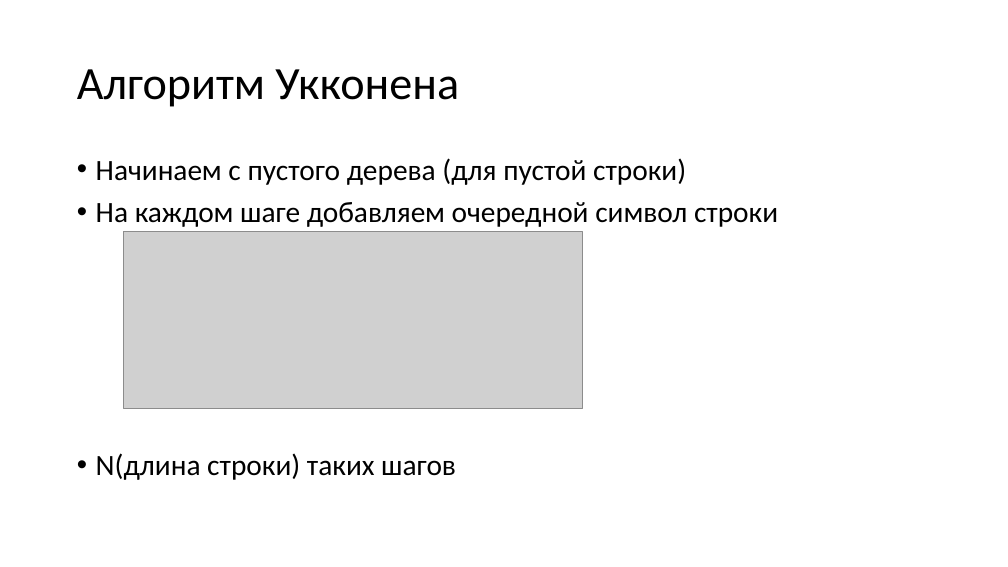
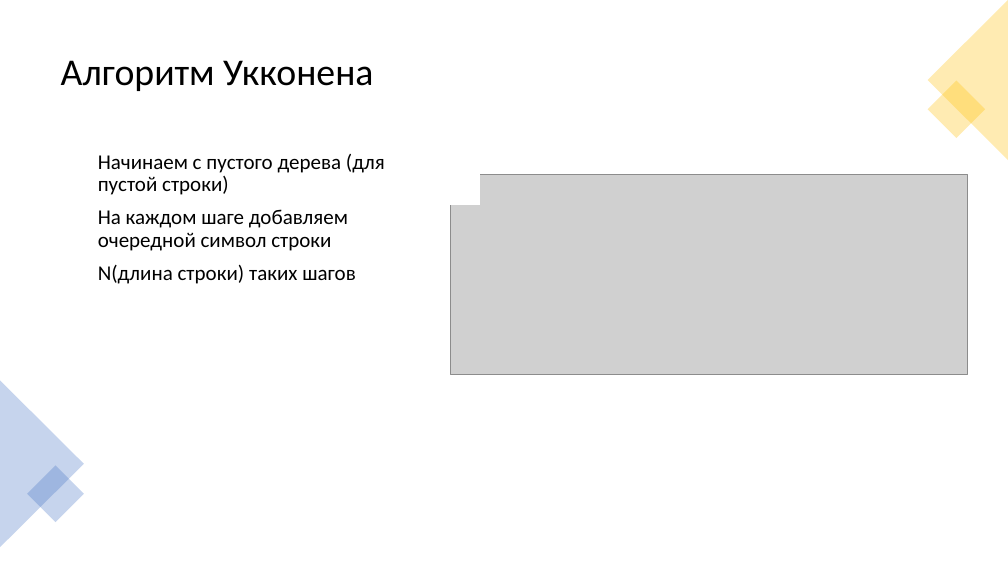
Before and after one commit to Pompon-Den/Suff-Tree-Algorithm-Ykkonen, a slide deck: slide 7 of Algorithm Ykkonena.pptx. Drawn at 1008x567 pixels with LibreOffice and Linux fonts; fonts in the diff are those of the drawing; grey boxes stand for pictures. Boxes give left, top, right and bottom in pixels: in the first picture for what was removed or moved away, otherwise in the second. Text is boxed around its words. In the diff, an @@ line names an element or a change of style, - is before the commit and + after.

```diff
--- a/Algorithm Ykkonena.pptx
+++ b/Algorithm Ykkonena.pptx
@@ title "Алгоритм Укконена": place and size @@
-title "Алгоритм Укконена" at [77,69,459,107]
+title "Алгоритм Укконена" at [61,60,373,91]
@@ title "Алгоритм Укконена" at [61,60,373,91]: size 44 to 36 pt @@
@@ triangle added at [928,0,1008,160], fill #FFC000 at 30% opacity @@
@@ rectangle added at [928,81,985,139], fill #FFC000 at 30% opacity @@
@@ text "Начинаем с пустого дерева (для ..." at [98,154,385,284]: size 28 to 20 pt; bullet • to none @@
@@ picture: place and size @@
-picture at [124,231,582,408]
+picture at [451,175,968,374]
@@ rectangle added at [451,175,479,206], fill #FFFFFF, outline #FFFFFF 1 pt @@
@@ triangle added at [0,380,84,547], fill #4472C4 at 30% opacity @@
@@ rectangle added at [27,465,84,522], fill #4472C4 at 30% opacity @@
```
Also in this commit, not shown: 11 other slides changed, 1 slide removed, 1 other file.
